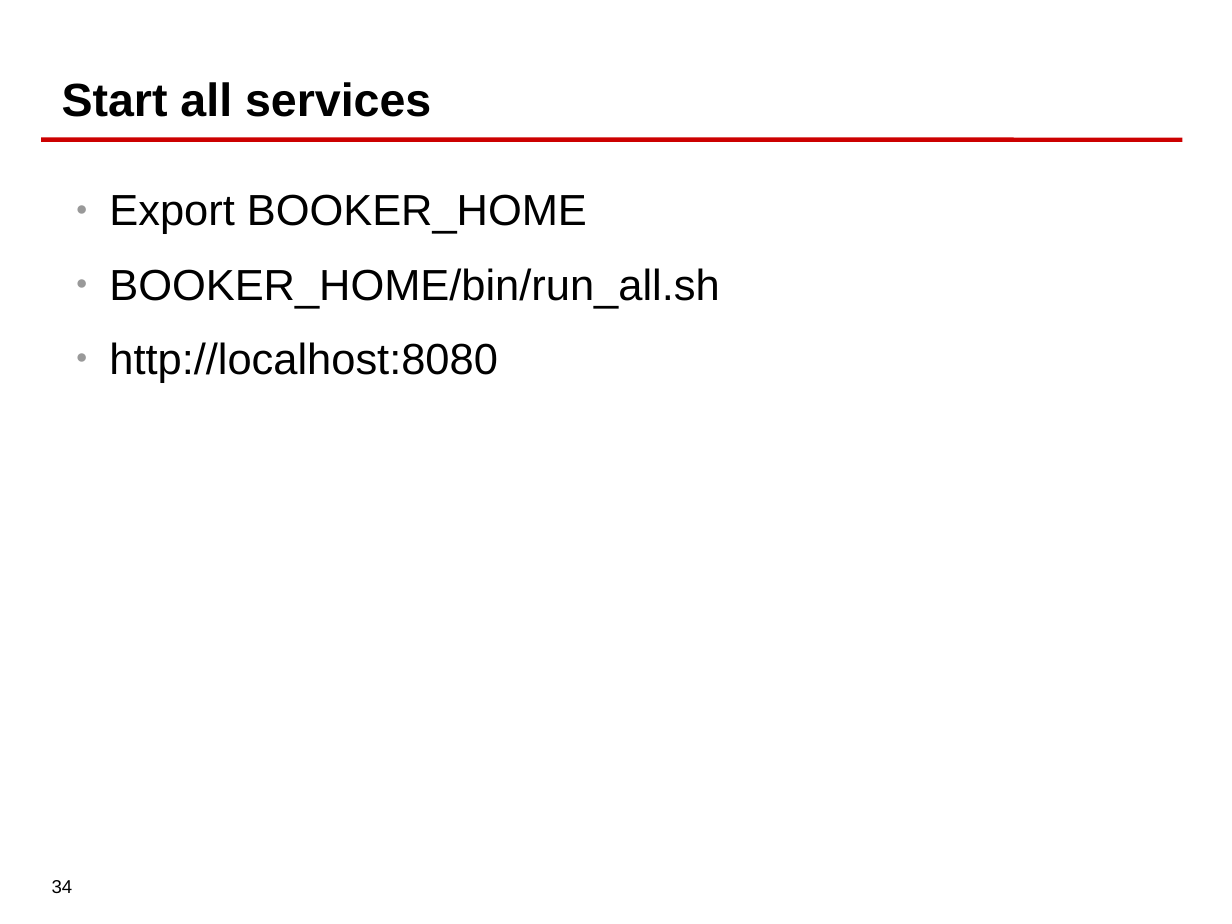
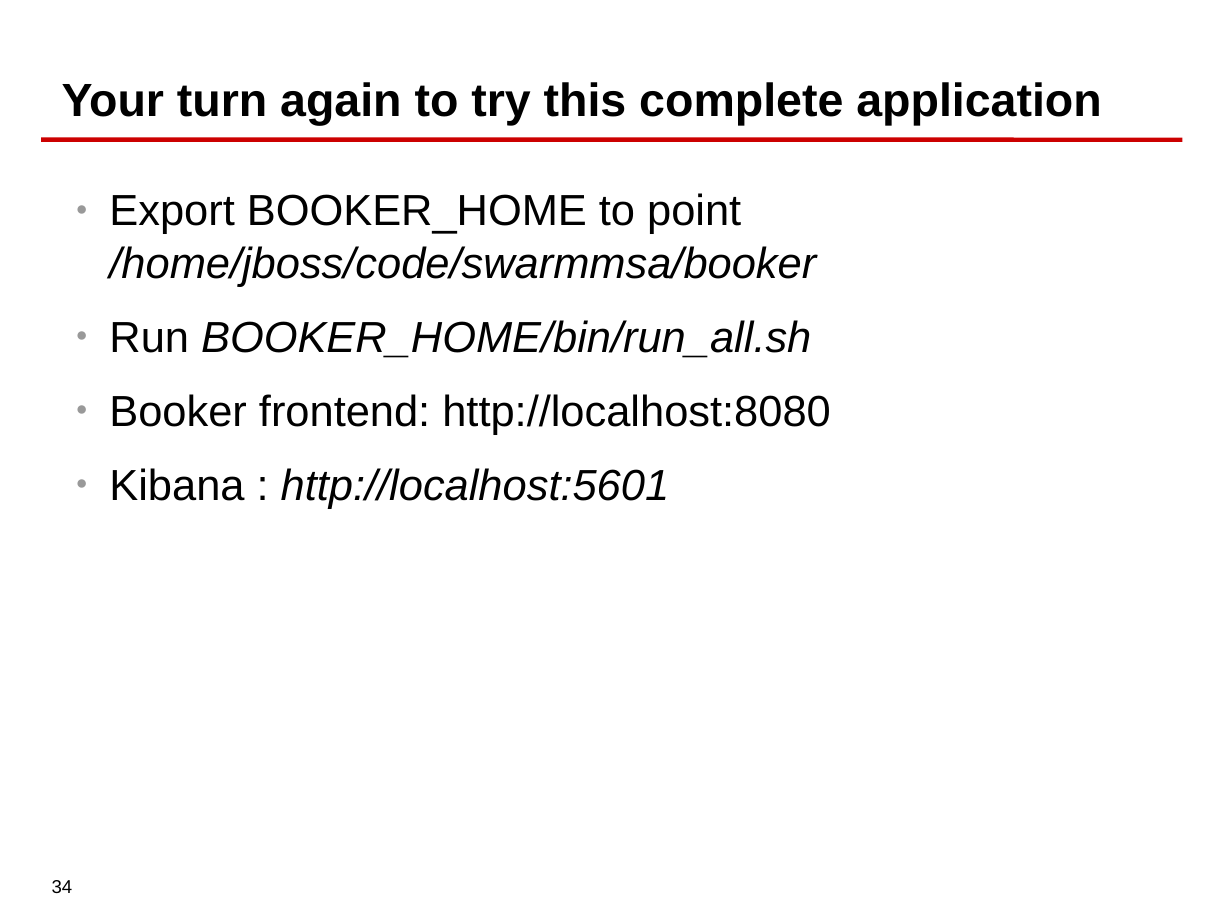
Before and after one commit to jbugbeijing/swarmmsa, a slide deck: slide 34 of presentation/Build-service-with-swarm-step-by-step.odp. Drawn at 1232x924 pixels with LibreOffice and Linux fonts; fonts in the diff are those of the drawing; background and template pictures are left out. Boxes give left, top, right and bottom in pixels: in the first picture for what was removed or moved away, otherwise in the second. Text is boxed around its words. In the diff, an @@ line names an element or a change of style, - is before the commit and + after.

Commit message:
Update slide

```diff
--- a/presentation/Build-service-with-swarm-step-by-step.odp
+++ b/presentation/Build-service-with-swarm-step-by-step.odp
@@ title at (62, 82, 1101, 125): text changed @@
-Start all services
+Your turn again to try this complete application
@@ text at (109, 193, 831, 509): text changed; italic on @@
-● Export BOOKER_HOME
-● BOOKER_HOME/bin/run_all.sh
-● http://localhost:8080
+● Export BOOKER_HOME to point /home/jboss/code/swarmmsa/booker
+● Run BOOKER_HOME/bin/run_all.sh
+● Booker frontend: http://localhost:8080
+● Kibana : http://localhost:5601
```
Also in this commit, not shown: 2 other slides changed.
